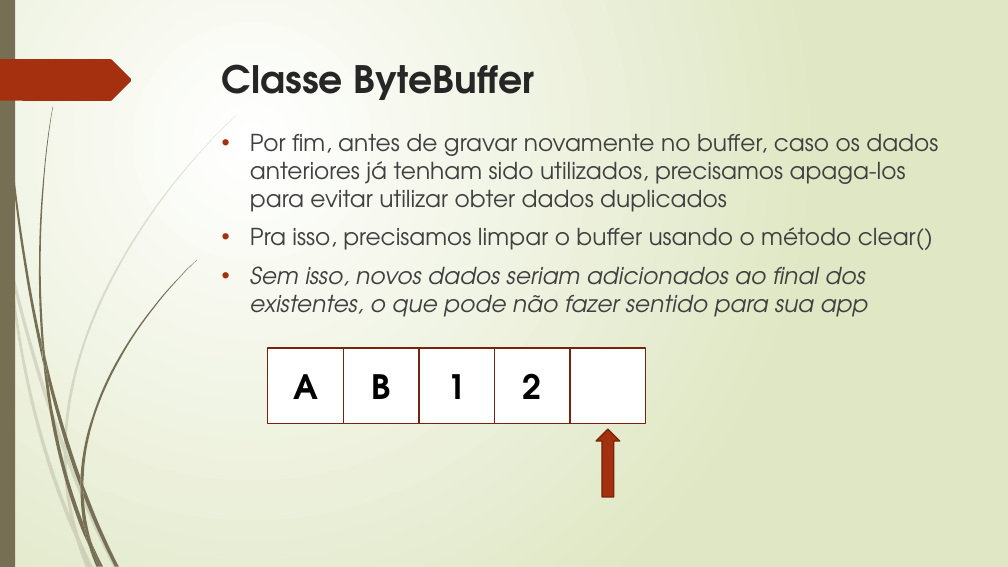
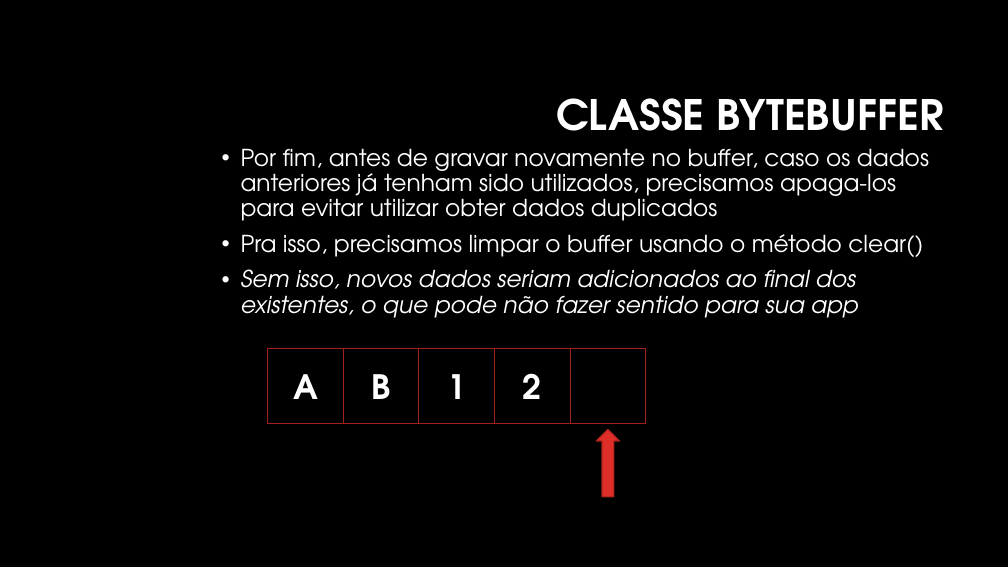
Before and after one commit to manoelcampos/sistemas-distribuidos, a slide deck: slide 13 of projects/03-non-blocking-chat-socketchannel-nio2/chat-non-blocking.pptx. Drawn at 1008x567 pixels with LibreOffice and Linux fonts; fonts in the diff are those of the drawing; background and template pictures are left out. Boxes give left, top, right and bottom in pixels: in the first picture for what was removed or moved away, otherwise in the second. Text is boxed around its words. In the diff, an @@ line names an element or a change of style, - is before the commit and + after.

```diff
--- a/projects/03-non-blocking-chat-socketchannel-nio2/chat-non-blocking.pptx
+++ b/projects/03-non-blocking-chat-socketchannel-nio2/chat-non-blocking.pptx
@@ background gradient #FFFFFF to #DFE8C4 to #000000 @@
@@ rectangle removed at (x1=0, y1=0, x2=15, y2=567) @@
@@ freeform shape removed at (x1=0, y1=59, x2=132, y2=101) @@
@@ title "CLASSE BYTEBUFFER" at (x1=556, y1=98, x2=943, y2=131): vertical alignment top to middle @@
@@ title at (x1=556, y1=98, x2=943, y2=131): text changed; size 36 to 40 pt; text colour #262626 to #FFFFFF @@
-Classe ByteBuffer
+CLASSE BYTEBUFFER
@@ text "Por fim, antes de gravar ..." moved from (x1=250, y1=133, x2=938, y2=317) to (x1=241, y1=148, x2=929, y2=318) @@
@@ text "Por fim, antes de gravar ..." at (x1=241, y1=148, x2=929, y2=318): text colour #404040 to #FFFFFF; indent changed; line spacing 1 to 0.9 @@
@@ text colour #000000 to #FFFFFF; fill #FFFFFF to #000000; outline #7A240C 1.25 pt to #A5221E 1 pt in 4 elements at (x1=268, y1=348, x2=343, y2=423), (x1=343, y1=348, x2=419, y2=423), (x1=419, y1=348, x2=495, y2=423), (x1=495, y1=348, x2=570, y2=423) @@
@@ rectangle at (x1=570, y1=348, x2=646, y2=423): fill #FFFFFF to #000000; outline #7A240C 1.25 pt to #A5221E 1 pt @@
@@ right arrow at (x1=596, y1=429, x2=620, y2=497): fill #A53010 to #DF2E28; outline #7A240C 1.25 pt to #A5221E 1 pt @@
@@ group removed at (x1=0, y1=116, x2=236, y2=567): 10 freeform shapes @@
@@ group removed at (x1=2, y1=0, x2=197, y2=567): 12 freeform shapes @@
```
Also in this commit, not shown: 14 other slides changed, 2 other files.
